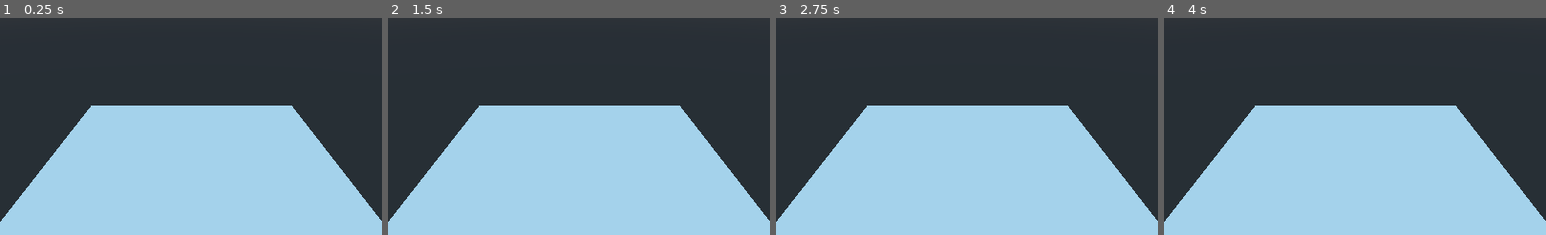
Above: before the commit, frames 1-4 (left to right).
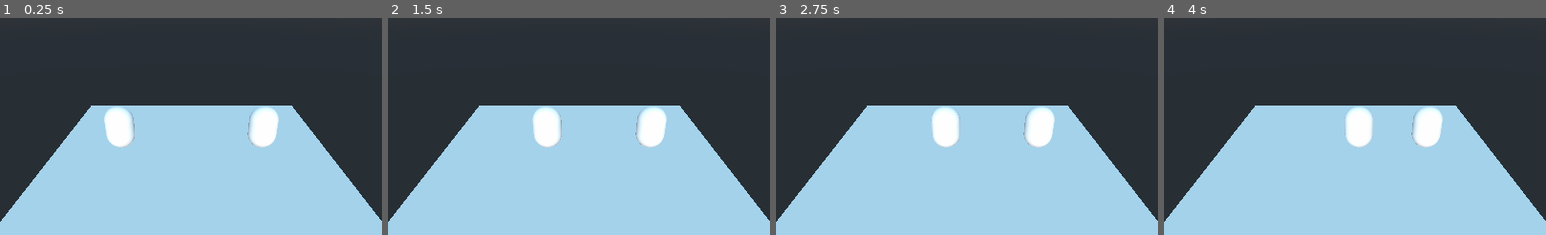
Above: after the commit, the same moments.

Repository: jose-web/Mi_primer_multijugador_online
Game: Godot game, scene res://Game/Game.tscn
The game is run twice, just before and just after one commit, with the same random seed, the same clock (stepped at 60 frames per second) and the same inputs. This scene is started directly instead of the project's main scene.
Inputs:
- Up to frame 1 (0.25 s): no input
- Up to frame 2 (1.5 s): tap Enter at 0.5 s; hold Right (ui_right) 0.53-1.28 s; hold Left (ui_left) from 1.28 s (still down)
- Up to frame 3 (2.75 s): release Left (ui_left) at 2.03 s; hold Right (ui_right) from 2.03 s (still down)
- Up to frame 4 (4 s): release Right (ui_right) at 3.53 s; hold Left (ui_left) from 3.53 s (still down)
The pictures show only the part of the screen within x 25-75%, y 12-62%; the shares and areas given below are measured in that part.

The runs differ from the first frame. In frame 1, 2.4% of the frame differs, in the area x 27-73%, y 41-60%; in frame 2, 2.4%; in frame 3, 2.4%; in frame 4, 2.4%.

Commit message:
Se ha agregado el jugador a la pantalla de juego y se ven los movimientos del otro jugador en tu pantalla

Diff:
--- /dev/null
+++ b/Game/Game.gd
@@ -0,0 +1,17 @@
+extends Spatial
+
+onready var Player1Pos = $Player1Pos
+onready var Player2Pos = $Player2Pos
+
+func _ready():
+	var player1 = preload("res://Player/Player.tscn").instance()
+	player1.set_name(str(get_tree().get_network_unique_id()))
+	player1.set_network_master(get_tree().get_network_unique_id())
+	player1.global_transform = Player1Pos.global_transform
+	add_child(player1)
+
+	var player2 = preload("res://Player/Player.tscn").instance()
+	player2.set_name(str(Globals.player2id))
+	player2.set_network_master(Globals.player2id)
+	player2.global_transform = Player2Pos.global_transform
+	add_child(player2)
--- a/Game/Game.tscn
+++ b/Game/Game.tscn
@@ -1,8 +1,11 @@
-[gd_scene load_steps=2 format=2]
+[gd_scene load_steps=3 format=2]
+
+[ext_resource path="res://Game/Game.gd" type="Script" id=1]
 
 [sub_resource type="CubeMesh" id=1]
 
 [node name="Game" type="Spatial"]
+script = ExtResource( 1 )
 
 [node name="Suelo" type="MeshInstance" parent="."]
 transform = Transform( 10, 0, 0, 0, 1, 0, 0, 0, 10, 0, 0, 0 )
@@ -13,10 +16,10 @@
 transform = Transform( 1, 0, 0, 0, 0.846955, 0.531665, 0, -0.531665, 0.846955, 0.03825, 11.8861, 20.7773 )
 
 [node name="Player1Pos" type="Position3D" parent="."]
-transform = Transform( 1, 0, 0, 0, 1, 0, 0, 0, 1, 5.81258, 0, 0 )
+transform = Transform( 1, 0, 0, 0, 1, 0, 0, 0, 1, -5, 3, 0 )
 
 [node name="Player2Pos" type="Position3D" parent="."]
-transform = Transform( 1, 0, 0, 0, 1, 0, 0, 0, 1, -5.85567, 0, 0 )
+transform = Transform( 1, 0, 0, 0, 1, 0, 0, 0, 1, 5, 3, 0 )
 
 [node name="Light" type="DirectionalLight" parent="."]
 transform = Transform( 1, 0, 0, 0, 1, 0, 0, 0, 1, 0, 12.1705, 0 )
--- a/Player/Player.gd
+++ b/Player/Player.gd
@@ -5,6 +5,9 @@
 
 func _ready():
 	pass
+
+remote func _set_position(pos):
+	global_transform.origin = pos
 
 func _physics_process(delta):
 	direction = Vector3()
@@ -15,5 +18,7 @@
 		direction += transform.basis.x
 	direction = direction.normalized()
 
-	if is_network_master():
-		move_and_slide(direction * SPEED, Vector3.UP)
+	if direction != Vector3():
+		if is_network_master():
+			move_and_slide(direction * SPEED, Vector3.UP)
+		rpc_unreliable("_set_position", global_transform.origin)
